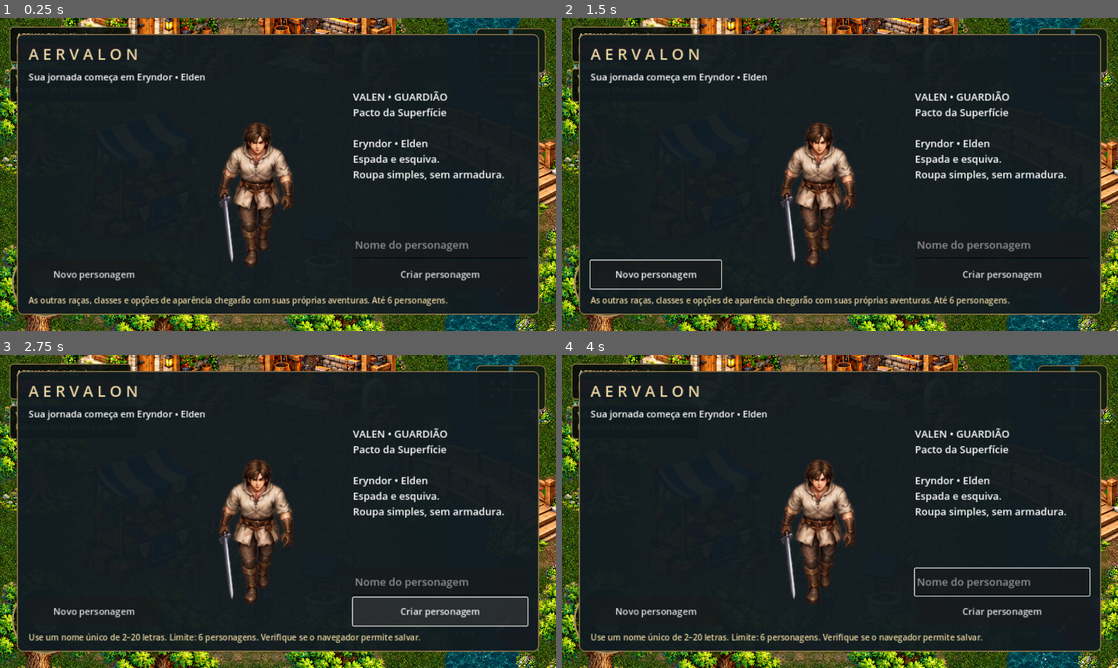
Above: before the commit, frames 1-4 (two rows, left to right).
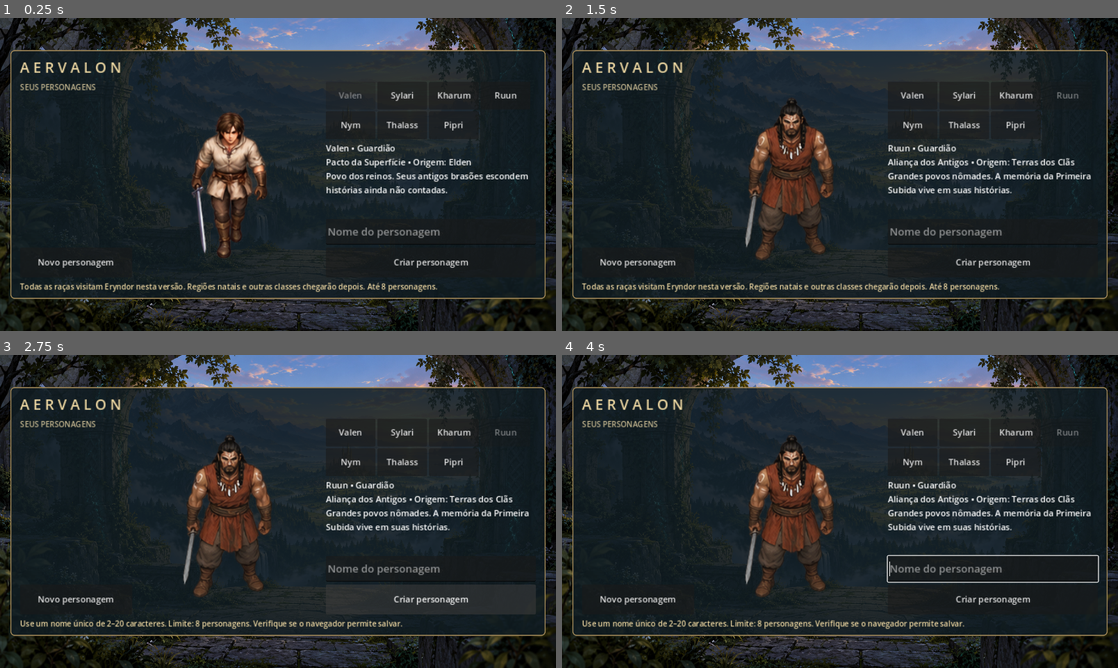
Above: after the commit, the same moments.

Repository: Surgaj/Aervalon
Game: Godot game, scene res://scenes/ui/title_screen.tscn
Two runs of this game, one before a commit and one after it. Both use one fixed random seed, a clock stepped at 60 frames per second and the inputs below. Before the commit the project starts from res://scenes/world/eryndor.tscn.
Inputs (mouse positions are in pixels of both pictures, inside the frame that each line leads up to):
- Up to frame 1 (0.25 s): no input
- Up to frame 2 (1.5 s): click "Novo personagem" at 0.5 s; click (1073, 89) at 1.25 s, where only the run before the commit has a clickable "Mochila"
- Up to frame 3 (2.75 s): click "Criar personagem" at 2 s
- Up to frame 4 (4 s): click (1079, 624) at 2.77 s; click (1073, 570) at 3.5 s, where only the run before the commit has a clickable "Esquiva"

The runs differ from the first frame. In frame 1, 35% of the frame differs, in the area x 0-100%, y 0-100%; in frame 2, 35%; in frame 3, 36%; in frame 4, 35%.

Commit message:
feat: standalone character title scene with race selection and deletion confirmation

Diff:
--- a/project.godot
+++ b/project.godot
@@ -3,7 +3,7 @@
 
 [application]
 config/name="Aervalon"
-run/main_scene="res://scenes/world/eryndor.tscn"
+run/main_scene="res://scenes/ui/title_screen.tscn"
 
 [autoload]
 Roster="*res://scripts/character_roster.gd"
--- /dev/null
+++ b/scenes/ui/title_screen.tscn
@@ -0,0 +1,10 @@
+[gd_scene load_steps=2 format=3]
+[ext_resource path="res://scripts/title_screen.gd" type="Script" id="1"]
+[node name="TitleScreen" type="Control"]
+layout_mode = 3
+anchors_preset = 15
+anchor_right = 1.0
+anchor_bottom = 1.0
+grow_horizontal = 2
+grow_vertical = 2
+script = ExtResource("1")
--- a/scripts/character_menu.gd
+++ b/scripts/character_menu.gd
@@ -1,42 +1,43 @@
 extends PanelContainer
-var world
+const RACES = preload("res://scripts/races.gd").ALL
 var list: VBoxContainer
 var portrait: TextureRect
 var description: Label
 var name_input: LineEdit
 var create_button: Button
 var enter_button: Button
+var delete_button: Button
+var race_grid: GridContainer
 var feedback: Label
 var selected := ""
+var race_id := "valen"
 var new_character := false
+var deleting := ""
+var deletion_name := ""
+var confirm_panel: PanelContainer
+var confirm_label: Label
 func _ready():
-	world = get_tree().current_scene
-	mouse_filter = Control.MOUSE_FILTER_STOP
-	var style = world.hud.box(Color("111b20f5"),12)
-	style.content_margin_left=24
-	style.content_margin_right=24
-	style.content_margin_top=18
-	style.content_margin_bottom=18
-	add_theme_stylebox_override("panel",style)
+	mouse_filter=Control.MOUSE_FILTER_STOP
+	add_theme_stylebox_override("panel",panel_style(Color("101c22dd")))
 	var column=VBoxContainer.new()
-	column.add_theme_constant_override("separation",12)
+	column.add_theme_constant_override("separation",8)
 	add_child(column)
 	var title=Label.new()
 	title.text="A E R V A L O N"
-	title.add_theme_font_size_override("font_size",32)
+	title.add_theme_font_size_override("font_size",30)
 	title.modulate=Color("ebd5a0")
 	column.add_child(title)
-	var subtitle=Label.new()
-	subtitle.text="Sua jornada começa em Eryndor • Elden"
-	subtitle.add_theme_font_size_override("font_size",19)
-	column.add_child(subtitle)
 	var body=HBoxContainer.new()
 	body.size_flags_vertical=Control.SIZE_EXPAND_FILL
-	body.add_theme_constant_override("separation",20)
+	body.add_theme_constant_override("separation",18)
 	column.add_child(body)
 	var left=VBoxContainer.new()
-	left.custom_minimum_size.x=270
+	left.custom_minimum_size.x=235
 	body.add_child(left)
+	var caption=Label.new()
+	caption.text="SEUS PERSONAGENS"
+	caption.modulate=Color("c2b58e")
+	left.add_child(caption)
 	var scroll=ScrollContainer.new()
 	scroll.size_flags_vertical=Control.SIZE_EXPAND_FILL
 	left.add_child(scroll)
@@ -47,24 +48,33 @@
 	add.pressed.connect(func(): selected=""; new_character=true; refresh())
 	left.add_child(add)
 	portrait=TextureRect.new()
-	portrait.custom_minimum_size=Vector2(240,280)
+	portrait.custom_minimum_size=Vector2(200,220)
 	portrait.expand_mode=TextureRect.EXPAND_IGNORE_SIZE
 	portrait.stretch_mode=TextureRect.STRETCH_KEEP_ASPECT_CENTERED
 	portrait.size_flags_horizontal=Control.SIZE_EXPAND_FILL
 	body.add_child(portrait)
 	var right=VBoxContainer.new()
-	right.custom_minimum_size.x=320
+	right.custom_minimum_size.x=440
 	right.size_flags_horizontal=Control.SIZE_EXPAND_FILL
+	right.add_theme_constant_override("separation",6)
 	body.add_child(right)
+	race_grid=GridContainer.new()
+	race_grid.columns=4
+	right.add_child(race_grid)
+	for id in RACES:
+		var race_button=make_button(RACES[id].name)
+		race_button.custom_minimum_size=Vector2(104,58)
+		race_button.pressed.connect(func(): race_id=id; refresh())
+		race_grid.add_child(race_button)
 	description=Label.new()
 	description.autowrap_mode=TextServer.AUTOWRAP_WORD_SMART
-	description.add_theme_font_size_override("font_size",21)
+	description.add_theme_font_size_override("font_size",18)
 	description.size_flags_vertical=Control.SIZE_EXPAND_FILL
 	right.add_child(description)
 	name_input=LineEdit.new()
 	name_input.placeholder_text="Nome do personagem"
 	name_input.max_length=20
-	name_input.custom_minimum_size.y=56
+	name_input.custom_minimum_size.y=54
 	name_input.add_theme_font_size_override("font_size",22)
 	right.add_child(name_input)
 	create_button=make_button("Criar personagem")
@@ -73,21 +83,61 @@
 	enter_button=make_button("Entrar em Eryndor")
 	enter_button.pressed.connect(enter_world)
 	right.add_child(enter_button)
+	delete_button=make_button("Excluir personagem")
+	delete_button.modulate=Color("e4a69a")
+	delete_button.pressed.connect(request_delete)
+	right.add_child(delete_button)
 	feedback=Label.new()
-	feedback.add_theme_font_size_override("font_size",17)
+	feedback.add_theme_font_size_override("font_size",16)
 	feedback.autowrap_mode=TextServer.AUTOWRAP_WORD_SMART
 	feedback.modulate=Color("ebd5a0")
 	column.add_child(feedback)
-	visible=false
+	# This overlay is outside the content container: it covers all profile actions.
+	var shield=Control.new()
+	shield.name="DeleteShield"
+	shield.set_anchors_and_offsets_preset(Control.PRESET_FULL_RECT)
+	shield.mouse_filter=Control.MOUSE_FILTER_STOP
+	add_child(shield)
+	confirm_panel=PanelContainer.new()
+	confirm_panel.add_theme_stylebox_override("panel",panel_style(Color("211b21ff")))
+	confirm_panel.set_anchors_and_offsets_preset(Control.PRESET_FULL_RECT)
+	shield.add_child(confirm_panel)
+	var confirm_column=VBoxContainer.new()
+	confirm_panel.add_child(confirm_column)
+	confirm_label=Label.new()
+	confirm_label.autowrap_mode=TextServer.AUTOWRAP_WORD_SMART
+	confirm_label.add_theme_font_size_override("font_size",24)
+	confirm_label.size_flags_vertical=Control.SIZE_EXPAND_FILL
+	confirm_label.vertical_alignment=VERTICAL_ALIGNMENT_CENTER
+	confirm_column.add_child(confirm_label)
+	var cancel=make_button("Cancelar exclusão")
+	cancel.pressed.connect(func(): deleting=""; shield.hide())
+	confirm_column.add_child(cancel)
+	var confirm=make_button("Excluir definitivamente")
+	confirm.modulate=Color("eeaaa0")
+	confirm.pressed.connect(confirm_delete)
+	confirm_column.add_child(confirm)
+	shield.hide()
+	open()
+func panel_style(color: Color) -> StyleBoxFlat:
+	var s=StyleBoxFlat.new()
+	s.bg_color=color
+	s.border_color=Color("a48a59")
+	s.set_border_width_all(2)
+	s.set_corner_radius_all(8)
+	s.content_margin_left=20
+	s.content_margin_right=20
+	s.content_margin_top=14
+	s.content_margin_bottom=14
+	return s
 func make_button(text: String) -> Button:
 	var b=Button.new()
 	b.text=text
-	b.custom_minimum_size.y=58
-	b.add_theme_font_size_override("font_size",19)
+	b.custom_minimum_size.y=62
+	b.add_theme_font_size_override("font_size",18)
+	b.focus_mode=Control.FOCUS_NONE
 	return b
 func open():
-	world.modal_open=true
-	visible=true
 	selected=Roster.active_id
 	new_character=Roster.profiles.is_empty()
 	refresh()
@@ -97,24 +147,32 @@
 		child.queue_free()
 	for id in Roster.profiles:
 		var p=Roster.profiles[id]
-		var b=make_button("%s\nNv. %d • Guardião" % [p.name,p.data.level])
+		var b=make_button("%s\n%s • Nv. %d" % [p.name,RACES[p.race].name,p.data.level])
 		b.disabled=id==selected and not new_character
 		b.pressed.connect(func(): selected=id; new_character=false; feedback.text=""; refresh())
 		list.add_child(b)
 	var r=preload("res://scripts/rpg_state.gd").new()
-	if not new_character and Roster.profiles.has(selected): r.restore(Roster.profiles[selected].data)
+	if not new_character and Roster.profiles.has(selected):
+		r.restore(Roster.profiles[selected].data)
+		race_id=Roster.profiles[selected].race
+	r.race=race_id
 	portrait.texture=preload("res://scripts/actor_visual.gd").portrait_for(r)
-	description.text="VALEN • GUARDIÃO\nPacto da Superfície\n\nEryndor • Elden\nEspada e esquiva.\nRoupa simples, sem armadura." if new_character else "%s\nValen • Guardião • Nível %d\n\nAtaque %d   Defesa %d\n%d moedas\n\nEryndor • Elden" % [Roster.profiles.get(selected,{}).get("name","Viajante"),r.level,r.attack(),r.defense(),r.coins]
+	var race=RACES[race_id]
+	for b in race_grid.get_children(): b.disabled=b.text==race.name
+	description.text="%s • Guardião\n%s • Origem: %s\n%s" % [race.name,race.faction,race.origin,race.description] if new_character else "%s\n%s • Guardião • Nível %d\n%s\nOrigem: %s\n\nAtaque %d   Defesa %d\n%d moedas" % [Roster.profiles.get(selected,{}).get("name","Viajante"),race.name,r.level,race.faction,race.origin,r.attack(),r.defense(),r.coins]
+	race_grid.visible=new_character
 	name_input.visible=new_character
 	create_button.visible=new_character
 	enter_button.visible=not new_character
+	delete_button.visible=not new_character
 	enter_button.disabled=not Roster.profiles.has(selected) or Roster.blocked
-	create_button.disabled=Roster.profiles.size()>=6 or Roster.blocked
-	feedback.text="As outras raças, classes e opções de aparência chegarão com suas próprias aventuras. Até 6 personagens." if not Roster.blocked else "Não foi possível ler o save. Seus dados foram preservados; recarregue para tentar novamente."
+	delete_button.disabled=enter_button.disabled
+	create_button.disabled=Roster.profiles.size()>=Roster.MAX_CHARACTERS or Roster.blocked
+	feedback.text="Todas as raças visitam Eryndor nesta versão. Regiões natais e outras classes chegarão depois. Até 8 personagens." if not Roster.blocked else "Não foi possível ler o save. Seus dados foram preservados; recarregue para tentar novamente."
 func create_character():
-	var id=Roster.create_character(name_input.text)
+	var id=Roster.create_character(name_input.text,race_id)
 	if id=="":
-		feedback.text="Use um nome único de 2–20 letras. Limite: 6 personagens. Verifique se o navegador permite salvar."
+		feedback.text="Use um nome único de 2–20 caracteres. Limite: 8 personagens. Verifique se o navegador permite salvar."
 		return
 	selected=id
 	new_character=false
@@ -126,14 +184,27 @@
 		return
 	Roster.in_game=true
 	get_tree().change_scene_to_file("res://scenes/world/eryndor.tscn")
+func request_delete():
+	if not Roster.profiles.has(selected): return
+	deleting=selected
+	deletion_name=Roster.profiles[selected].name
+	confirm_label.text="Excluir %s?\n\nTodo o progresso deste personagem será removido deste navegador. Os demais personagens serão mantidos.\n\nEsta ação não pode ser desfeita pelo jogo." % deletion_name
+	$DeleteShield.show()
+func confirm_delete():
+	if not Roster.delete_character(deleting,deletion_name):
+		confirm_label.text="Não foi possível excluir. O personagem foi preservado. Cancele e tente novamente."
+		return
+	deleting=""
+	$DeleteShield.hide()
+	open()
 func qa_buttons() -> Dictionary:
 	var result := {}
-	if not visible: return result
-	for b in find_children("*","Button",true,false):
+	var scope=$DeleteShield if $DeleteShield.visible else self
+	for b in scope.find_children("*","Button",true,false):
 		if b.is_visible_in_tree() and not b.disabled:
 			var point=b.get_global_rect().get_center()
 			result[b.text]=[point.x,point.y]
-	if name_input.visible:
+	if name_input.visible and not $DeleteShield.visible:
 		var point=name_input.get_global_rect().get_center()
 		result["Nome do personagem"]=[point.x,point.y]
 	return result
--- a/scripts/character_sheet.gd
+++ b/scripts/character_sheet.gd
@@ -34,11 +34,11 @@
 	characters.pressed.connect(func():
 		if world.persist():
 			Roster.in_game=false
-			get_tree().change_scene_to_file("res://scenes/world/eryndor.tscn"))
+			get_tree().change_scene_to_file("res://scenes/ui/title_screen.tscn"))
 	right.add_child(characters)
 func refresh():
 	var r=world.rpg
 	portrait.texture=preload("res://scripts/actor_visual.gd").portrait_for(r)
-	identity.text="%s\nValen • Guardião" % Roster.profiles.get(r.profile_id,{}).get("name","Viajante")
+	identity.text="%s\n%s • Guardião" % [Roster.profiles.get(r.profile_id,{}).get("name","Viajante"),preload("res://scripts/races.gd").ALL[r.race].name]
 	slots.text="Arma: %s\nArmadura: %s" % [r.ITEMS.get(r.equipment.weapon,{"name":"Nenhuma"}).name,r.ITEMS.get(r.equipment.armor,{"name":"Roupa de linho"}).name]
 	remove_armor.disabled=r.equipment.armor==""
--- a/scripts/eryndor.gd
+++ b/scripts/eryndor.gd
@@ -24,9 +24,13 @@
 	rpg.save_enabled = not "--test" in OS.get_cmdline_user_args()
 	if rpg.save_enabled:
 		Roster.ensure_loaded()
+		if not Roster.profiles.has(Roster.active_id):
+			get_tree().change_scene_to_file.call_deferred("res://scenes/ui/title_screen.tscn")
+			return
 		if Roster.profiles.has(Roster.active_id):
 			rpg.restore(Roster.profiles[Roster.active_id].data)
 			rpg.profile_id = Roster.active_id
+			rpg.race = Roster.profiles[Roster.active_id].race
 	quest_started = rpg.quest != "available"
 	quest_complete = rpg.quest == "complete"
 	quest_kills = rpg.kills
@@ -83,8 +87,6 @@
 	if OS.has_feature("web"):
 		qa_enabled = "qa=1" in str(JavaScriptBridge.eval("window.location.search", true))
 		print("Aervalon Web QA enabled: ", qa_enabled)
-	if rpg.save_enabled and not Roster.in_game:
-		hud.character_menu.open()
 	show_message("Vale de Eryndor","Fale com Mara junto à ponte. WASD / setas para andar • E para falar • Espaço: atacar • Shift: esquivar.")
 func spawn_npc(title: String, appearance: String, point: Vector2, radius: float):
 	var npc = NPC.instantiate()
@@ -119,7 +121,7 @@
 		qa_clock += delta
 		if qa_clock>0.1:
 			qa_clock = 0
-			var state = {"dodge_cooldown":player.dodge_cooldown,"dodg …(658 unchanged characters)… y,"shop":shop,"profile":rpg.profile_id,"menu":hud.character_menu.visible,"character_name":Roster.profiles.get(rpg.profile_id,{}).get("name",""),"buttons":hud.character_menu.qa_buttons() if hud.character_menu.visible else hud.inventory_panel.qa_buttons()}
+			var state = {"dodge_cooldown":player.dodge_cooldown,"dodg …(658 unchanged characters)… y,"shop":shop,"profile":rpg.profile_id,"scene":"eryndor","world_loaded":true,"race":rpg.race,"visual_race":player.visual.hero_race,"menu":false,"character_name":Roster.profiles.get(rpg.profile_id,{}).get("name",""),"buttons":hud.inventory_panel.qa_buttons()}
 			JavaScriptBridge.eval("document.querySelector('canvas').dataset.aervalon="+JSON.stringify(JSON.stringify(state)), true)
 func interact_nearby():
 	if player.death_time>0 or modal_open: return
--- a/scripts/mobile_controls.gd
+++ b/scripts/mobile_controls.gd
@@ -14,7 +14,6 @@
 var coins: Label
 var joystick: Control
 var minimap: Control
-var character_menu
 var inventory_panel
 var inventory_button: Button
 var level_label: Label
@@ -73,11 +72,7 @@
 	inventory_panel = PanelContainer.new()
 	inventory_panel.set_script(preload("res://scripts/inventory_panel.gd"))
 	root.add_child(inventory_panel)
-	character_menu = PanelContainer.new()
-	character_menu.set_script(preload("res://scripts/character_menu.gd"))
-	root.add_child(character_menu)
 	inventory_panel.minimum_size_changed.connect(func(): layout.call_deferred())
-	character_menu.minimum_size_changed.connect(func(): layout.call_deferred())
 	get_viewport().size_changed.connect(layout)
 	layout()
 func box(color: Color, radius: int) -> StyleBoxFlat:
@@ -133,12 +128,9 @@
 	inventory_panel.scale = Vector2.ONE*ui_scale
 	inventory_panel.size = Vector2(minf(930,(size.x-64)/ui_scale),minf(500,(size.y-64)/ui_scale))
 	inventory_panel.position = (size-inventory_panel.size*ui_scale)*0.5
-	character_menu.scale = Vector2.ONE*ui_scale
-	character_menu.size = Vector2(minf(1080,(size.x-64)/ui_scale),minf(580,(size.y-40)/ui_scale))
-	character_menu.position = (size-character_menu.size*ui_scale)*0.5
 	joystick.queue_redraw()
 func open_inventory(shop_id := ""):
-	if world.player.death_time>0 or character_menu.visible: return
+	if world.player.death_time>0: return
 	inventory_panel.open(shop_id)
 func refresh():
 	health.max_value = world.player.max_health
@@ -158,7 +150,6 @@
 	attack_button.modulate = Color(0.7,0.7,0.7) if world.player.attack_cooldown>0 else Color.WHITE
 	minimap.queue_redraw()
 func _input(event):
-	if is_instance_valid(character_menu) and character_menu.visible: return
 	if event is InputEventKey and event.pressed and not event.echo:
 		if event.physical_keycode==KEY_ESCAPE and world.modal_open: inventory_panel.close()
 		elif event.physical_keycode==KEY_I:
--- /dev/null
+++ b/scripts/title_screen.gd
@@ -0,0 +1,43 @@
+extends Control
+var menu
+var qa_enabled := false
+var qa_clock := 0.0
+func _ready():
+	Roster.in_game=false
+	Roster.ensure_loaded()
+	var backdrop=TextureRect.new()
+	backdrop.texture=preload("res://assets/aervalon/races_v4/title.png")
+	backdrop.expand_mode=TextureRect.EXPAND_IGNORE_SIZE
+	backdrop.stretch_mode=TextureRect.STRETCH_KEEP_ASPECT_COVERED
+	backdrop.set_anchors_and_offsets_preset(Control.PRESET_FULL_RECT)
+	backdrop.mouse_filter=Control.MOUSE_FILTER_IGNORE
+	add_child(backdrop)
+	menu=PanelContainer.new()
+	menu.set_script(preload("res://scripts/character_menu.gd"))
+	add_child(menu)
+	menu.minimum_size_changed.connect(func(): layout.call_deferred())
+	get_viewport().size_changed.connect(layout)
+	layout.call_deferred()
+	if OS.has_feature("web"):
+		qa_enabled="qa=1" in str(JavaScriptBridge.eval("window.location.search",true))
+func layout():
+	if not is_instance_valid(menu): return
+	var available=get_viewport_rect().size-Vector2(48,40)
+	var dimensions=Vector2(1120,520).max(menu.get_combined_minimum_size())
+	var factor=minf(1.35,minf(available.x/dimensions.x,available.y/dimensions.y))
+	menu.scale=Vector2.ONE*factor
+	menu.size=dimensions
+	menu.position=(get_viewport_rect().size-dimensions*factor)*0.5
+func _process(delta):
+	if not qa_enabled: return
+	qa_clock+=delta
+	if qa_clock<0.1: return
+	qa_clock=0
+	var r=preload("res://scripts/rpg_state.gd").new()
+	var profile=Roster.profiles.get(Roster.active_id,{})
+	if not profile.is_empty(): r.restore(profile.data)
+	var profiles={}
+	for id in Roster.profiles: profiles[id]={"name":Roster.profiles[id].name,"race":Roster.profiles[id].race}
+	var viewport=get_viewport_rect().size
+	var state={"scene":"title","world_loaded":false,"menu":true,"modal":true,"viewport":[viewport.x,viewport.y],"buttons":menu.qa_buttons(),"profiles":profiles,"selected_race":menu.race_id,"profile":Roster.active_id,"character_name":profile.get("name",""),"coins":r.coins,"equipment":r.equipment,"inventory":r.inventory,"level":r.level,"xp":r.xp,"quest_started":r.quest!="available","complete":r.quest=="complete","herbalism":r.herbalism,"discoveries":r.discoveries}
+	JavaScriptBridge.eval("document.querySelector('canvas').dataset.aervalon="+JSON.stringify(JSON.stringify(state)),true)
Binary file added: assets/aervalon/races_v4/title.png
Not shown, added: assets/aervalon/races_v4/title.png.import
Not shown, added: scripts/title_screen.gd.uid
Not shown, added: assets/aervalon/races_v4/PROVENANCE.md
